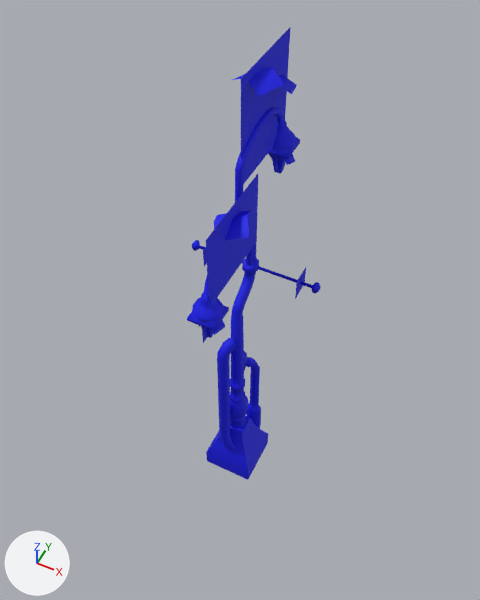
Before and after pictures for a commit that changed the FBX model assets/art/street_lamp.fbx.
Camera for both pictures: a 50 mm lens placed at (1.91, -3.01, 6.6), pointed at (0.2, 0.4, 2.34). Every picture has the same lights, and +X, +Y and +Z are marked at lower left. Mesh edges are drawn as thin lines on the coarser meshes. Where no turn or scale is listed for an object, it has been applied to the vertices.

Before the edit, the objects in view are built like this:
```python
me_mesh = bpy.data.meshes.new('Mesh')
me_mesh.from_pydata(...)  # 770 vertices, 690 faces; spans x -0.55..0.61, y -0.71..0.79, z -2.14..2.33
me_mesh.materials.append(mat_material_013)  # its picture is missing
ob_cube_010 = bpy.data.objects.new('Cube.010', me_mesh)
ob_cube_010.location = (0.255, 0.342, 2.135)
```
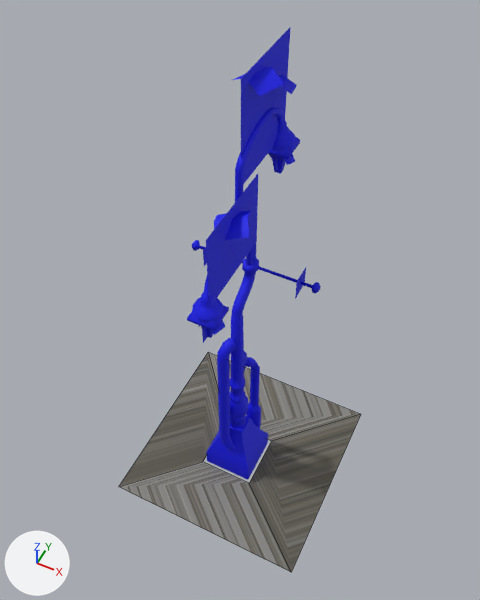
The newer file is also turned or shifted as a whole; pictures and numbers use the older file's frame.

Boxes (x1, y1, x2, y2) around the edits, measured in the pictures (480 x 600 px):
'Cube.035', added
    after: (119, 353, 361, 572)

What changed in the scene script:
```text
Add img_tiling_cobbles_c_tga:
    img_tiling_cobbles_c_tga = load_image('tiling_cobbles_c.tga', 'tiling_cobbles_c.tga', 512, 512, 'Non-Color')
Add mat_material_081:
    mat_material_081 = bpy.data.materials.new('Material.081')
    # uses the picture img_tiling_cobbles_c_tga
Add me_cube_091:
    me_cube_091.from_pydata(...)  # 8 vertices, 4 faces; spans x -1.0..1.0, y -1.0..1.0, z 0.0
    me_cube_091.materials.append(mat_material_081)
Add ob_cube_035:
    ob_cube_035 = bpy.data.objects.new('Cube.035', me_cube_091)
    ob_cube_035.location = (0.304, 0.315, 0.0)
```
